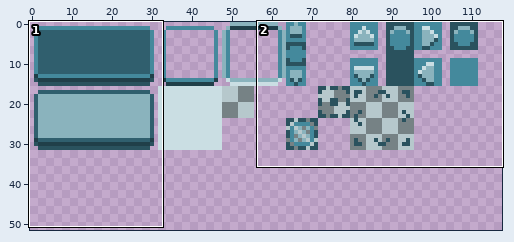
Edited in one commit: pixel-art file (res/style.ase). Above, an overview of the earlier version with the close-up marked.
Close-up. Before the commit:
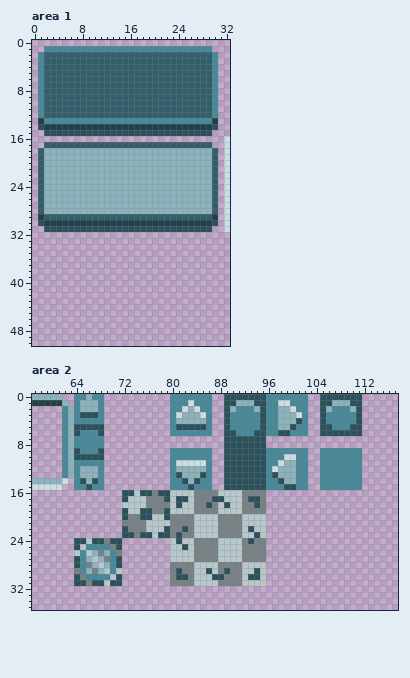
128x128 pixels, 1 frame. Shown: area 1: x 0..32, y 0..50; area 2: x 57..117, y 0..35. The wide view leaves out empty margins.
After the commit:
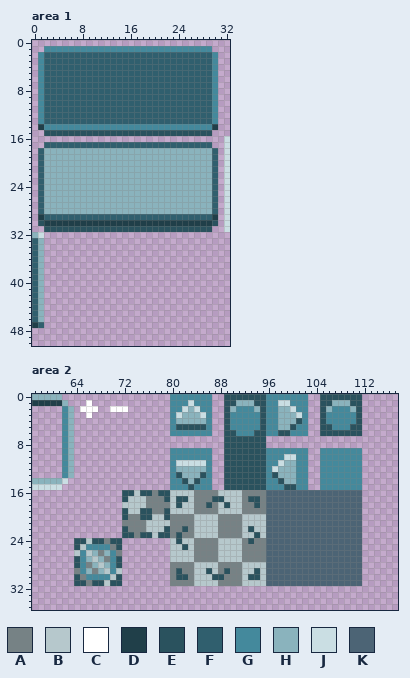
Palette (. is transparent): A #768285  B #b6c8cc  C #ffffff  D #203f49  E #2a525e  F #305f6e  G #44899c  H #8ab3bd  J #cadee3  K #4c6475
From the commit log: Add button icons and add button border to even out symmetry
What changed:
Area 1:
y 13: x 1..30 DGGGGGGGGGGGGGGGGGGGGGGGGGGGGD -> GFFFFFFFFFFFFFFFFFFFFFFFFFFFFG
y 14: x 1..30 EDDDDDDDDDDDDDDDDDDDDDDDDDDDDE -> DGGGGGGGGGGGGGGGGGGGGGGGGGGGGD
y 32: x 0..1 .. -> HJ
y 33..46: x 0..1 .. -> FH
y 47: x 0..1 .. -> DF
Area 2:
y 0: x 64..68 GGHGG -> .....
y 1: x 64..68 GHHHG -> ..C..
y 2: x 64..68 GHHHG -> .CCC.; x 70..72 ... -> CCC
y 3: x 64..68 GEEEG -> ..C..
y 4: x 64..68 GGGGG -> .....
y 5: x 64..68 EEEEE -> .....
y 6: x 64..68 EGGGE -> .....
y 7..8: x 64..68 GGGGG -> .....
y 9: x 64..68 EGGGE -> .....
y 10: x 64..68 EEEEE -> .....
y 11: x 64..68 GGGGG -> .....
y 12..13: x 64..68 GHHHG -> .....
y 14: x 64..68 GEHEG -> .....
y 15: x 64..68 GGEGG -> .....
y 16..31: x 96..111 ................ -> KKKKKKKKKKKKKKKK
Changed places in both close-ups, as pixel boxes (x1, y1, x2, y2):
changed: (38, 118, 218, 130)
added: (32, 232, 44, 328)
changed: (74, 394, 128, 490)
added: (266, 490, 362, 586)
